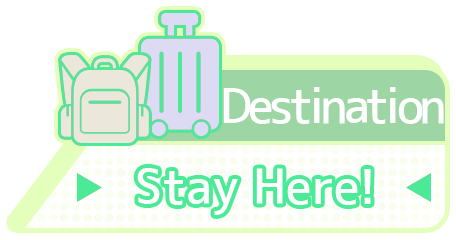
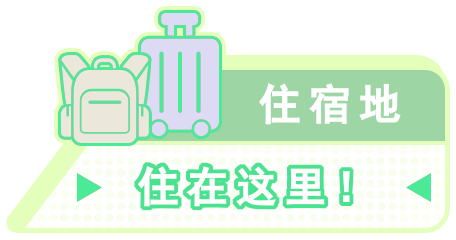
Two versions of the same layered image (456px x 240px). Layer-by-layer changes:
removed layer "Stay Here!" from group "Text" over [137, 168, 371, 215]
removed layer "Destination" from group "Text" over [223, 87, 444, 124]
added layer "住宿地" in group "Text" over [259, 83, 401, 125]
added layer "住在这里！" in group "Text" over [138, 166, 350, 207]
added layer "住在这里！bg" in group "Text" over [134, 162, 354, 211]
